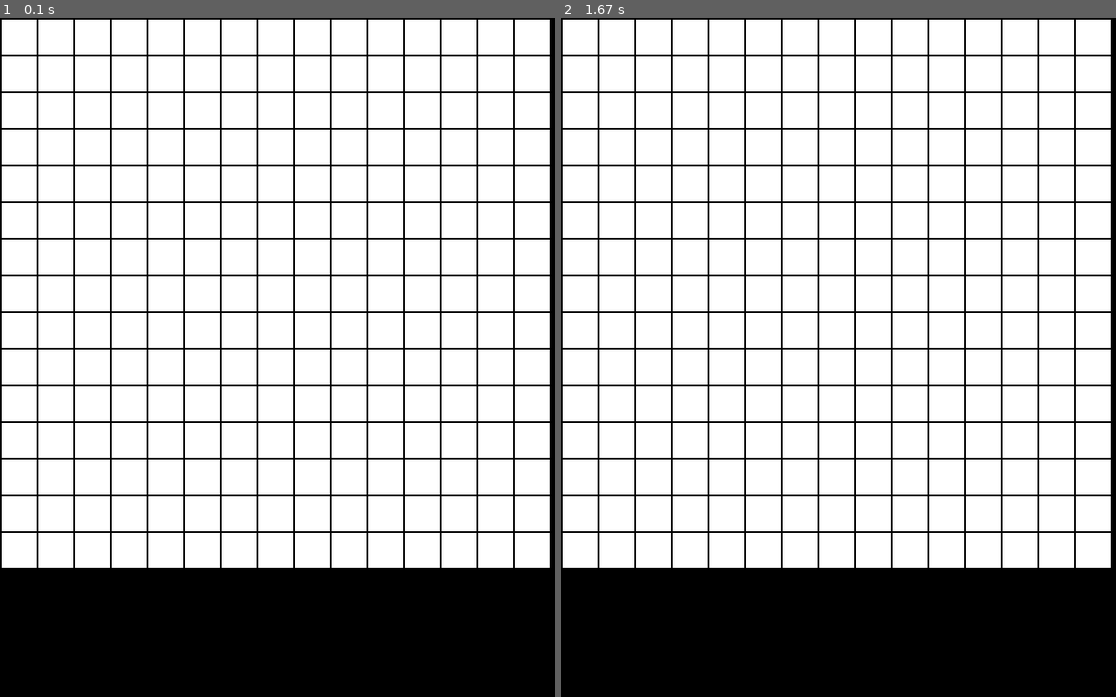
Above: before the commit, frames 1-2 (left to right).
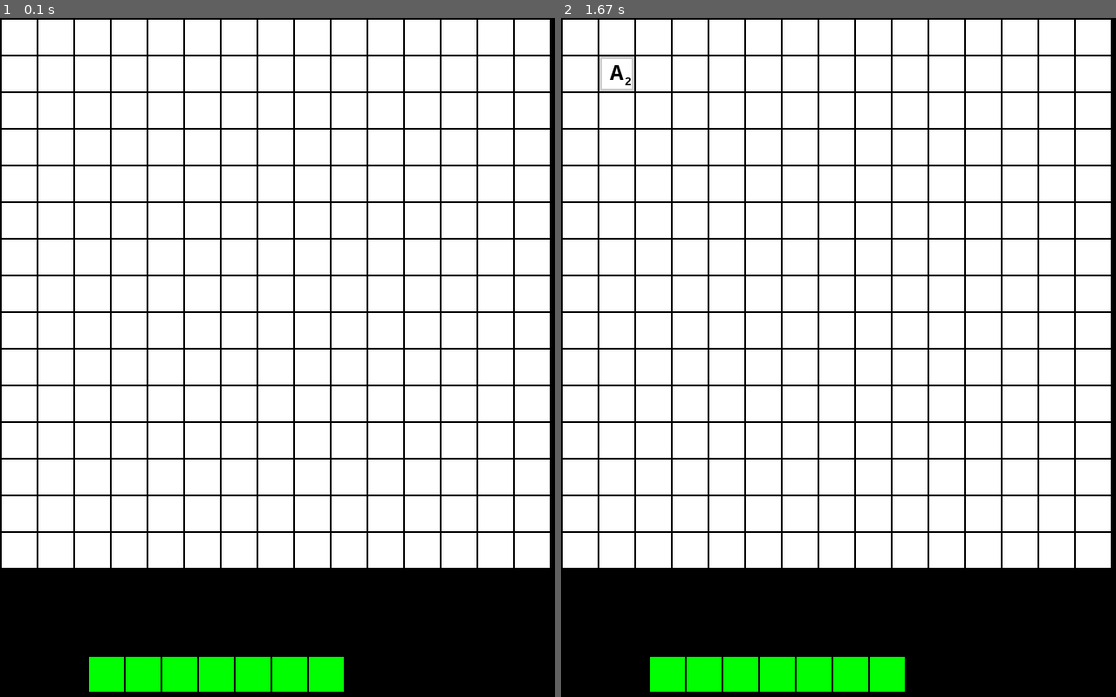
Above: after the commit, the same moments.

Repository: csd-auth-ftw/Scrabble
Game: pygame game, started from main.py
Two runs of this game, one before a commit and one after it. Both use one fixed random seed, a clock stepped at 60 frames per second and the inputs below.
Inputs (mouse positions are in pixels of both pictures, inside the frame that each line leads up to):
- Up to frame 1 (0.1 s): no input
- Up to frame 2 (1.67 s): tap Space at 0.33, 1.07, 1.37 s; click (916, 411) at 0.72 s; move the mouse to (694, 262) at 1.03 s

The runs differ from the first frame. In frame 1, 2.3% of the frame differs, in the area x 16-62%, y 94-100%; in frame 2, 2.4%, in the area x 6-62%, y 5-100%.

Commit message:
added first versions of deck, event_manager, tile

Diff:
--- a/board.py
+++ b/board.py
@@ -1,11 +1,40 @@
+import tile
+import config
+import pygame
+
+
 class Board:
-    def __init__(self, row=20, col=20):
+    def __init__(self, screen, row=20, col=20):
+        self.screen = screen
         self.row = row
         self.col = col
         self.grid = []
 
     def init_grid(self):
-        self.grid = [[0 for x in range(self.row)] for y in range(self.col)]
+        for x in range(self.row):
+            self.grid.append([])
+            for y in range(self.col):
+                left = (config.MARGIN + config.WIDTH) * x + config.MARGIN
+                top = (config.MARGIN + config.HEIGHT) * y + config.MARGIN
+                t = tile.Tile(self.screen, left, top, config.WIDTH, config.HEIGHT)
+                self.grid[x].append(t)
+
+    def render(self):
+        # render background
+        for row in range(self.row):
+            for column in range(self.col):
+                color = config.WHITE
+                pygame.draw.rect(self.screen,
+                                 color,
+                                 [(config.MARGIN + config.WIDTH) * column + config.MARGIN,
+                                  (config.MARGIN + config.HEIGHT) * row + config.MARGIN,
+                                  config.WIDTH,
+                                  config.HEIGHT])
+
+        # render tiles
+        for x in range(self.row):
+            for y in range(self.col):
+                self.grid[x][y].render()
 
     def get_grid(self):
         return self.grid
--- a/controller.py
+++ b/controller.py
@@ -1,7 +1,9 @@
 import pygame
 
 import board
+import deck
 import config
+import event_manager
 
 
 class Controller(object):
@@ -9,8 +11,14 @@
         self.screen = pygame.display.get_surface()
         self.screen_rect = self.screen.get_rect()
         self.clock = pygame.time.Clock()
+        self.event_manager = event_manager.EventManager()
         self.font = pygame.font.Font(None, 24)
-        self.board = board.Board(15, 15)
+        self.board = board.Board(self.screen, 15, 15)
+        self.deckA = deck.Deck(self.screen, 100, 730)
+
+        # set event handlers
+        self.event_manager.on(pygame.MOUSEBUTTONDOWN, self.on_click_handler)
+        self.event_manager.on_key_down(pygame.K_SPACE, self.on_press_space)
 
     def start_screen(self):
         self.board.init_grid()
@@ -20,22 +28,17 @@
         done = False
         display_start_screen = True
 
-        while done == False and display_start_screen:
-            for event in pygame.event.get():
-                if event.type == pygame.QUIT:
-                    done = True
-                if event.type == pygame.MOUSEBUTTONDOWN:
-                    # User clicks the mouse. Get the position
-                    pos = pygame.mouse.get_pos()
-                    # Change the x/y screen coordinates to grid coordinates
-                    column = pos[0] // (config.WIDTH + config.MARGIN)
-                    row = pos[1] // (config.HEIGHT + config.MARGIN)
+        while not done and display_start_screen:
+            done = self.event_manager.check()
 
-                    print("Click ", pos, "Grid coordinates: ", row, column)
-
+            # clears the screen
             screen.fill(config.BLACK)
 
-            self.draw_grid(screen)
+            # draws the board
+            self.board.render()
+
+            # draws the decks
+            self.deckA.render()
 
             # Limit to 60 frames per second
             self.clock.tick(60)
@@ -43,15 +46,18 @@
             # Go ahead and update the screen with what we've drawn.
             pygame.display.flip()
 
-    def draw_grid(self, screen):
+    def on_click_handler(self, event):
+        # User clicks the mouse. Get the position
+        pos = pygame.mouse.get_pos()
+        # Change the x/y screen coordinates to grid coordinates
+        column = pos[0] // (config.WIDTH + config.MARGIN)
+        row = pos[1] // (config.HEIGHT + config.MARGIN)
 
-        # Draw the grid
-        for row in range(self.board.get_row()):
-            for column in range(self.board.get_row()):
-                color = config.WHITE
-                pygame.draw.rect(screen,
-                                 color,
-                                 [(config.MARGIN + config.WIDTH) * column + config.MARGIN,
-                                  (config.MARGIN + config.HEIGHT) * row + config.MARGIN,
-                                  config.WIDTH,
-                                  config.HEIGHT])
+        print("Click ", pos, "Grid coordinates: ", row, column)
+
+    def on_press_space(self, event):
+        t = self.board.grid[1][1]
+        if t.is_empty():
+            t.put_letter('A', 2, 1)
+        else:
+            t.empty()
--- /dev/null
+++ b/deck.py
@@ -0,0 +1,24 @@
+import pygame
+import config
+
+class Deck:
+    def __init__(self, screen, x, y):
+        self.tiles = []
+        self.tiles_number = 7
+        self.screen = screen
+        self.x = x
+        self.y = y
+
+    def render(self):
+        # render background
+        for i in range(self.tiles_number):
+            left = self.x + (config.MARGIN + config.WIDTH) * i + config.MARGIN
+            top = self.y + config.MARGIN
+            pygame.draw.rect(self.screen, (0, 255, 0), [left, top, config.WIDTH, config.HEIGHT])
+
+        # render tiles
+        for t in self.tiles:
+            if t is not None:
+                t.render()
+
+        pass
--- /dev/null
+++ b/event_manager.py
@@ -0,0 +1,49 @@
+import pygame
+
+
+class EventManager:
+    def __init__(self):
+        self.general_events = {}
+        self.key_events = {}
+
+    def on(self, type, handler):
+        self.add_event_handler(self.general_events, type, handler)
+
+    def on_key_down(self, key, handler):
+        self.add_event_handler(self.key_events, key, handler)
+
+    def add_event_handler(self, list, key, handler):
+        if key not in list:
+            list[key] = []
+        else:
+            if handler in list[key]:
+                return
+
+        list[key].append(handler)
+
+    def off(self, type, handler):
+        self.remove_event_handler(self.general_events, type, handler)
+
+    def off_key_down(self, key, handler):
+        self.remove_event_handler(self.key_events, key, handler)
+
+    def remove_event_handler(self, list, key, handler):
+        if key in list:
+            if handler in list[key]:
+                list[key].remove(handler)
+
+    def check(self):
+        for event in pygame.event.get():
+            # check quit event
+            if event.type == pygame.QUIT:
+                return True
+
+            if event.type in self.general_events:
+                for handler in self.general_events[event.type]:
+                    handler(event)
+
+            if event.type == pygame.KEYDOWN and event.key in self.key_events:
+                for handler in self.key_events[event.key]:
+                    handler(event)
+
+        return False
--- a/main.py
+++ b/main.py
@@ -5,7 +5,6 @@
 
 
 def main():
-
     pygame.init()
     pygame.display.set_mode((config.SCREEN_W, config.SCREEN_H))
     pygame.display.set_caption("Scrabble")
--- /dev/null
+++ b/tile.py
@@ -0,0 +1,59 @@
+import pygame
+
+
+class Tile:
+    def __init__(self, screen, x, y, width, height, letter=None, letter_value=None, player=None, margin=3):
+        self.screen = screen
+        self.x = x
+        self.y = y
+        self.width = width
+        self.height = height
+        self.letter = letter
+        self.player = player
+        self.letter_value = letter_value  # TODO get it from somewhere else
+        self.margin = margin
+
+    def put_letter(self, letter, letter_value, player):
+        self.letter = letter
+        self.letter_value = letter_value
+        self.player = player
+
+    # TODO
+    def move(self):
+        pass
+
+    def empty(self):
+        self.letter = None
+        self.letter_value = None
+        self.player = None
+
+    def is_empty(self):
+        return self.letter == None
+
+    def render(self):
+        # check if empty tile
+        if self.letter == None:
+            return
+
+        # background outer
+        bg_color_outer = (205, 205, 205)
+        rect_outer = pygame.Rect(self.x, self.y, self.width, self.height)
+        pygame.draw.rect(self.screen, bg_color_outer, rect_outer)
+
+        # background
+        bg_color = (255, 255, 255)
+        rect = pygame.Rect(self.x + self.margin, self.y + self.margin, self.width - self.margin*2, self.height - self.margin*2)
+        pygame.draw.rect(self.screen, bg_color, rect)
+
+        # letter
+        myfont = pygame.font.SysFont("monospace", 26, bold=True)
+        letter_sur = myfont.render(self.letter.upper(), 1, (0, 0, 0))
+        lw, lh = letter_sur.get_size()
+        self.screen.blit(letter_sur, (self.x + (self.width - lw)/2, self.y + (self.height - lh)/2))
+
+        # letter value
+        # TODO position it based on letter position
+        myfont = pygame.font.SysFont("monospace", 13, bold=True)
+        value_sur = myfont.render(str(self.letter_value), 1, (0, 0, 0))
+        vw, vh = value_sur.get_size()
+        self.screen.blit(value_sur, (self.x + self.width - self.margin*2 - vw + 3, self.y + self.height - self.margin*2 - vh  + 3))
